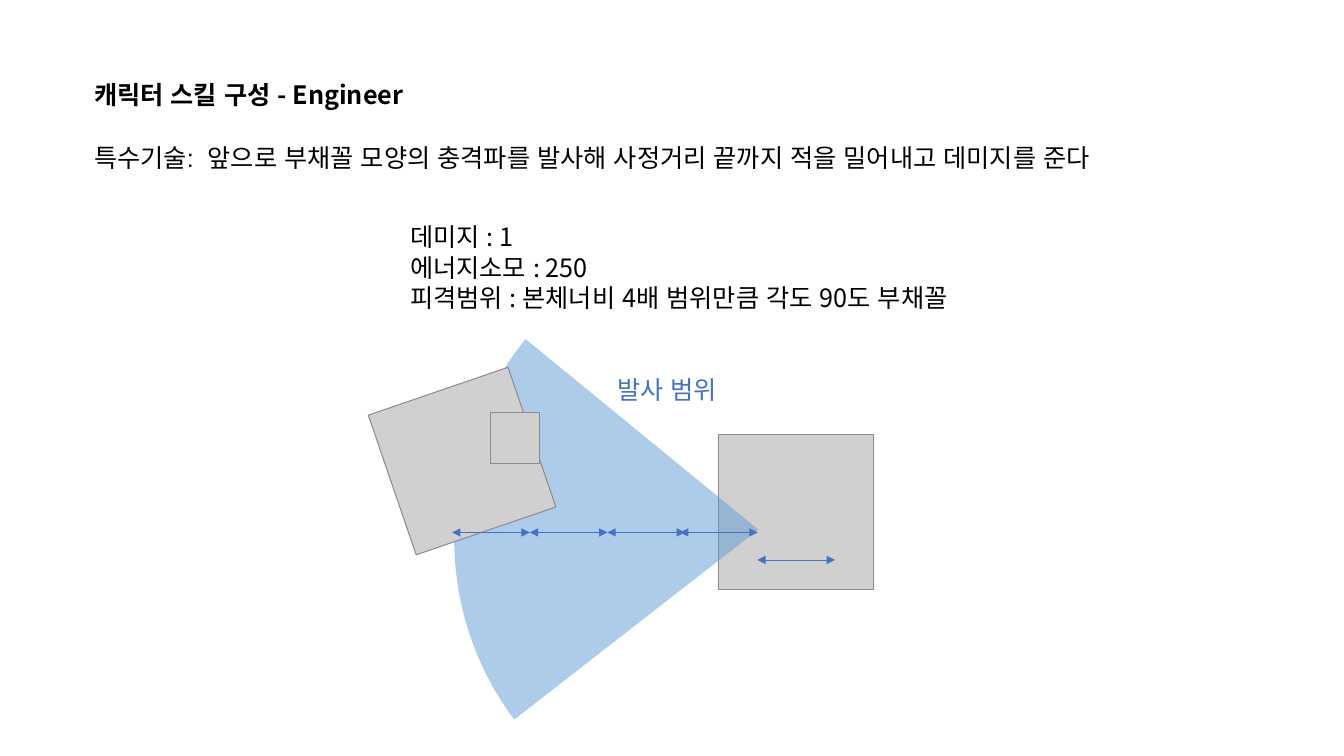
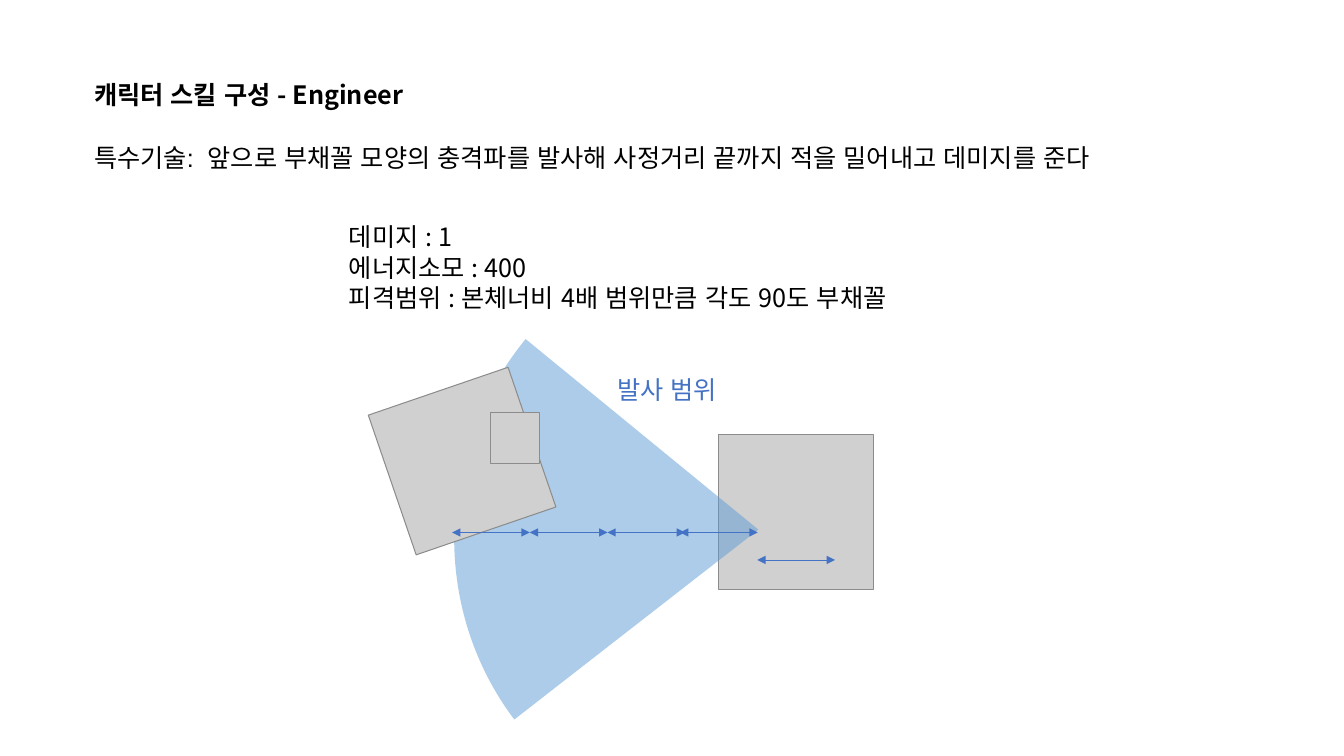
Before and after one commit to penspanic/ITWGamejam, a slide deck: slide 20 of Plan/Rocketman_씬&스킬구성.pptx. Drawn at 1344x756 pixels with LibreOffice and Linux fonts; fonts in the diff are those of the drawing; grey boxes stand for pictures. Boxes give left, top, right and bottom in pixels: in the first picture for what was removed or moved away, otherwise in the second. Text is boxed around its words. In the diff, an @@ line names an element or a change of style, - is before the commit and + after.

```diff
--- a/Plan/Rocketman_씬&스킬구성.pptx
+++ b/Plan/Rocketman_씬&스킬구성.pptx
@@ text "데미지 : 1" moved from (x1=410, y1=225, x2=948, y2=309) to (x1=349, y1=225, x2=887, y2=309) @@
@@ text at (x1=349, y1=256, x2=527, y2=279): text changed @@
-에너지소모 : 250
+에너지소모 : 400
```
Also in this commit, not shown: 8 other slides changed.
